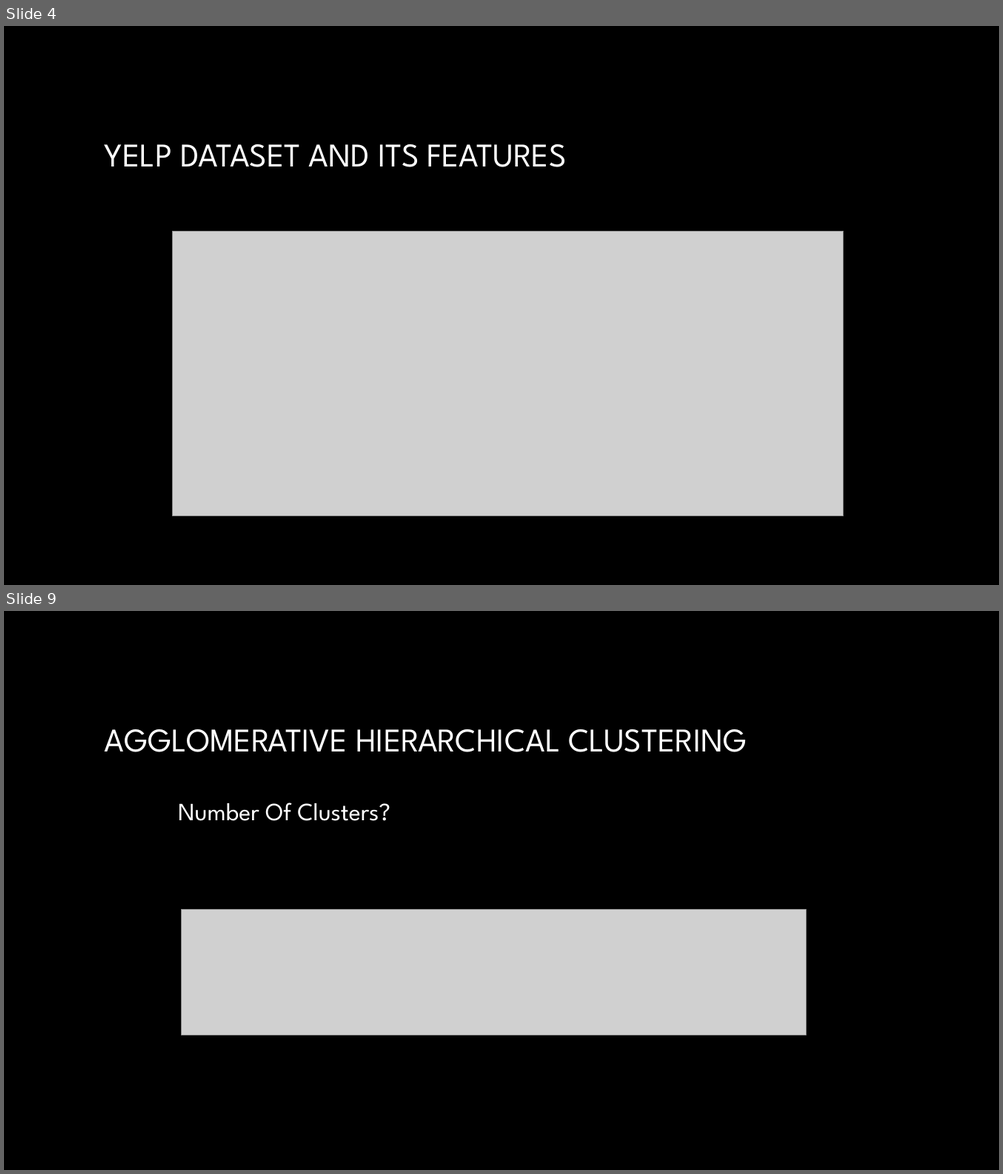
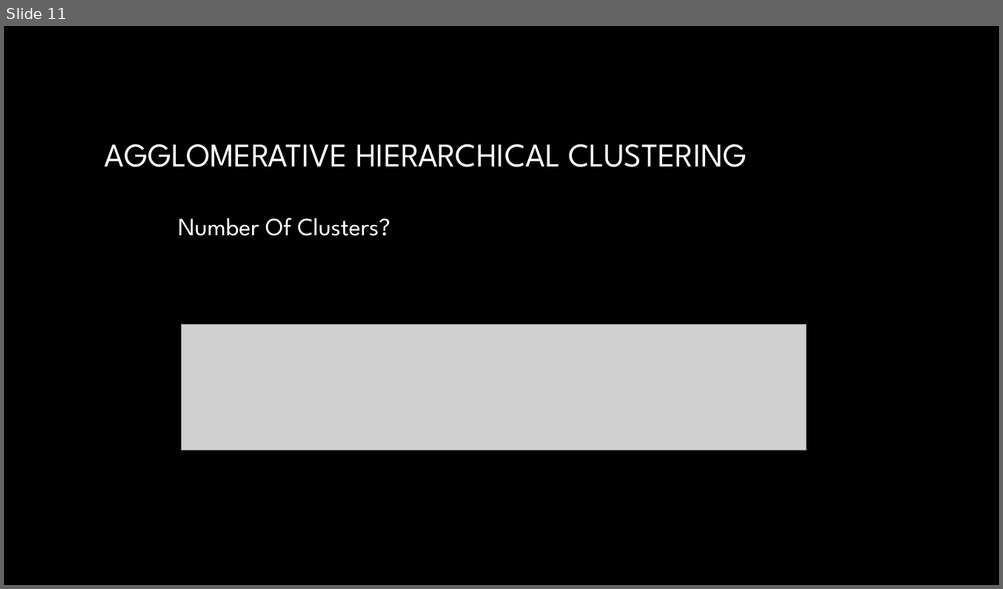
Before and after one commit to AbhayKasturia/YelpRecommendationSystem, a slide deck: Final_Presentation/draft_presentation.pptx. Shown one above the other, each under a label of ours: slides 4 and 9 before the commit, slide 11 after it; the slides between them are not shown. The pictures are 1003x1174 and 1003x589 pixels, drawn with LibreOffice and Linux fonts; fonts in the diff are those of the drawing; grey boxes stand for pictures; background and template pictures are left out. Boxes give left, top, right and bottom in pixels: in the first picture for what was removed or moved away, otherwise in the second. Text is boxed around its words. In the diff, an @@ line names an element or a change of style, - is before the commit and + after.

```diff
--- a/Final_Presentation/draft_presentation.pptx
+++ b/Final_Presentation/draft_presentation.pptx
@@ slide 4 removed at <box>4,26,999,585</box>, background picture (left out) @@
@@ title removed at <box>105,144,566,167</box> @@
-YELP DATASET AND ITS FEATURES
@@ picture removed at <box>173,231,843,517</box> @@
@@ what was slide 9 is now slide 11 @@
```
Also in this commit, not shown: 7 slides changed, 8 slides added, 4 other slides removed.
